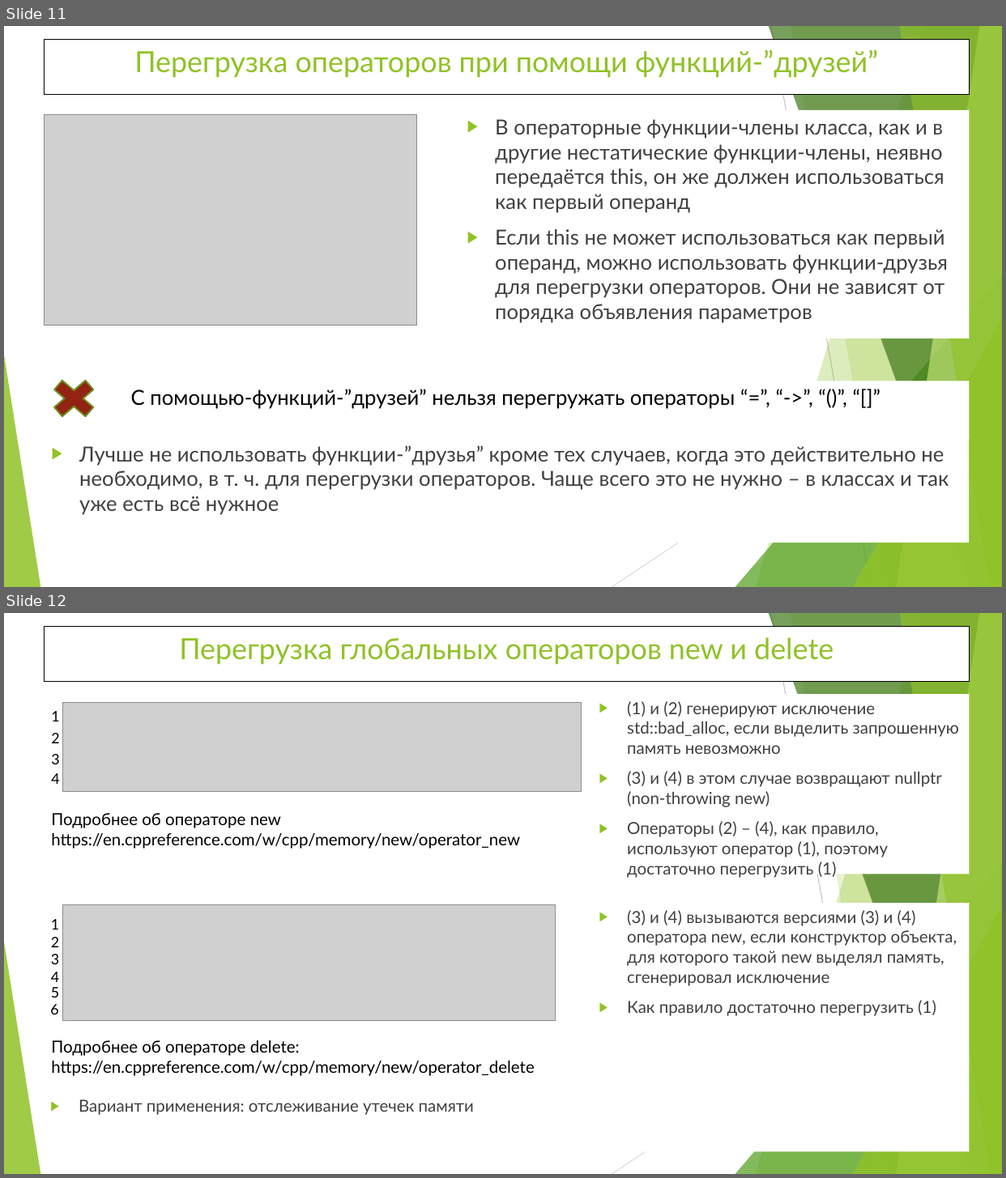
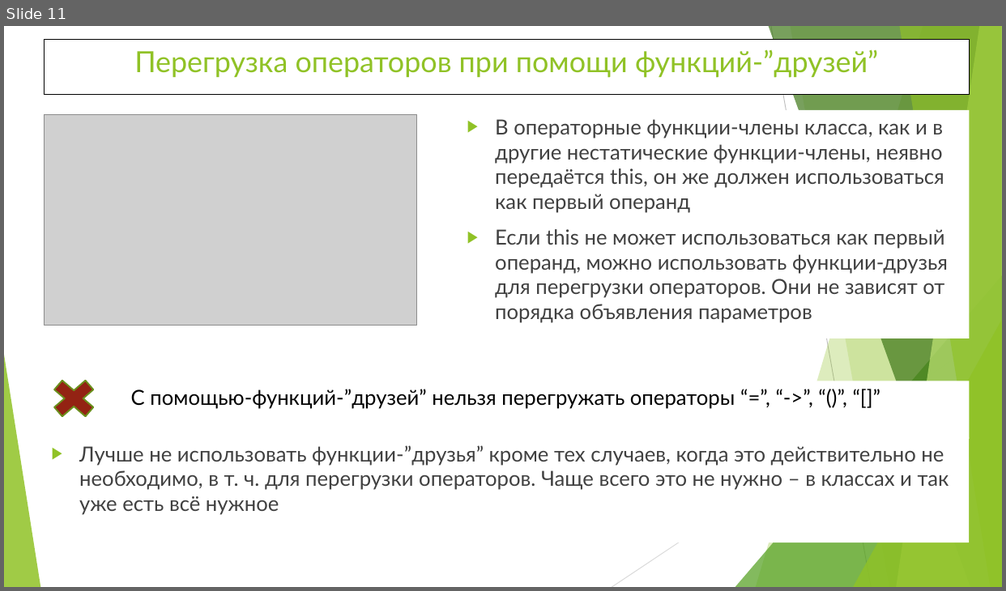
Before and after one commit to WhiteCatStudies/lectures, a slide deck: pt1/lectures/lecture4/lecture4.pptx. Shown one above the other, each under a label of ours: slides 11 and 12 before the commit, slide 11 after it. The pictures are 1006x1178 and 1006x591 pixels, drawn with LibreOffice and Linux fonts; fonts in the diff are those of the drawing; grey boxes stand for pictures. Boxes give left, top, right and bottom in pixels: in the first picture for what was removed or moved away, otherwise in the second. Text is boxed around its words. In the diff, an @@ line names an element or a change of style, - is before the commit and + after.

Commit message:
pt1 lecture4 minor fixes

```diff
--- a/pt1/lectures/lecture4/lecture4.pptx
+++ b/pt1/lectures/lecture4/lecture4.pptx
@@ slide 12 removed at [4, 613, 1002, 1174], background #FFFFFF; not listed: 10 template elements that a slide beside it also shows @@
@@ title removed at [44, 627, 969, 682] @@
-Перегрузка глобальных операторов new и delete
@@ picture removed at [63, 703, 582, 792] @@
@@ text removed at [592, 694, 969, 875] @@
-▶ (1) и (2) генерируют исключение std::bad_alloc, если выделить запрошенную память невозможно
-▶ (3) и (4) в этом случае возвращают nullptr (non-throwing new)
-▶ Операторы (2) – (4), как правило, используют оператор (1), поэтому достаточно перегрузить (1)
@@ text removed at [51, 711, 59, 722] @@
-1
@@ text removed at [51, 733, 59, 743] @@
-2
@@ text removed at [51, 754, 59, 764] @@
-3
@@ text removed at [51, 773, 59, 784] @@
-4
@@ text removed at [51, 813, 520, 849] @@
-Подробнее об операторе new
-https://en.cppreference.com/w/cpp/memory/new/operator_new
@@ text removed at [51, 919, 59, 930] @@
-1
@@ picture removed at [62, 905, 556, 1021] @@
@@ text removed at [627, 910, 957, 1016] @@
-▶ (3) и (4) вызываются версиями (3) и (4) оператора new, если конструктор объекта, для которого такой new выделял память, сгенерировал исключение
-▶ Как правило достаточно перегрузить (1)
@@ text removed at [51, 937, 59, 948] @@
-2
@@ text removed at [51, 954, 59, 965] @@
-3
@@ text removed at [51, 972, 59, 982] @@
-4
@@ text removed at [51, 987, 59, 998] @@
-5
@@ text removed at [50, 1004, 58, 1015] @@
-6
@@ text removed at [51, 1041, 534, 1076] @@
-Подробнее об операторе delete:
-https://en.cppreference.com/w/cpp/memory/new/operator_delete
@@ text removed at [79, 1100, 474, 1115] @@
-▶ Вариант применения: отслеживание утечек памяти
```
Also in this commit, not shown: 2 other files.
